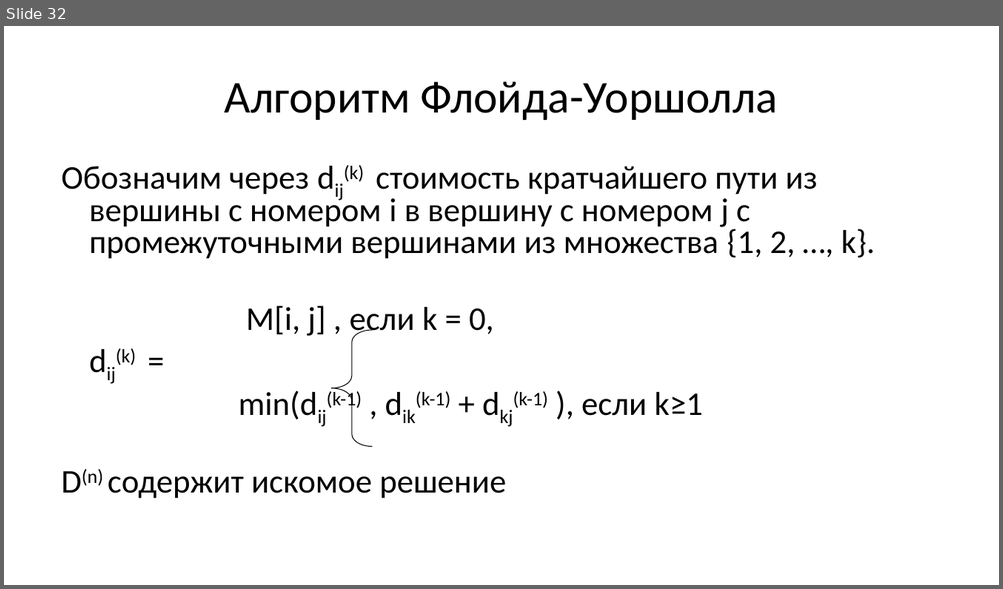
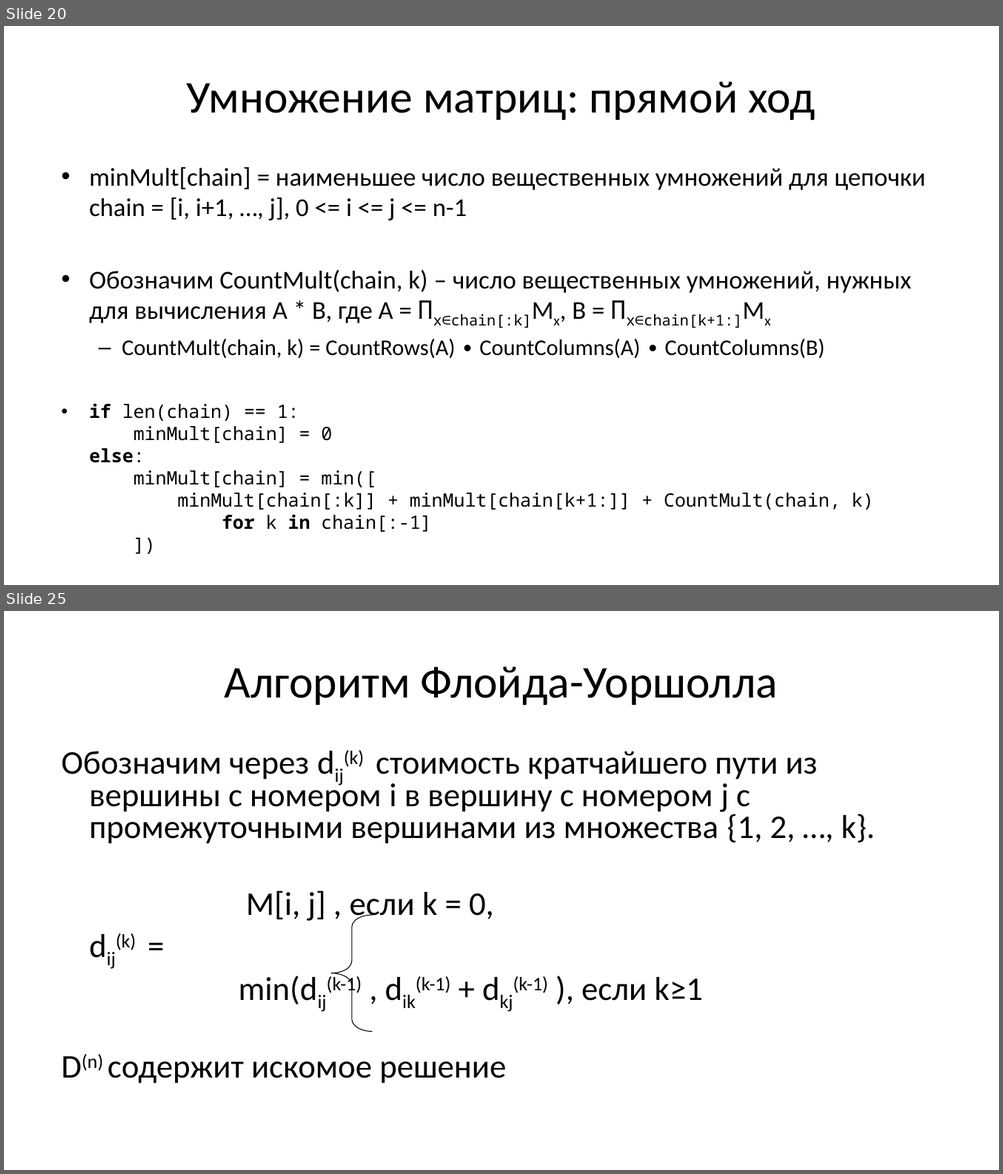
Before and after one commit to Evgueni-Petrov-aka-espetrov/Algorithms-and-Programming-in-C-pptx, a slide deck: 21 Динамическое программирование.pptx. Shown one above the other, each under a label of ours: slide 32 before the commit, slides 20 and 25 after it; the slides between them are not shown. The pictures are 1003x589 and 1003x1174 pixels, drawn with LibreOffice and Linux fonts; fonts in the diff are those of the drawing. Boxes give left, top, right and bottom in pixels: in the first picture for what was removed or moved away, otherwise in the second. Text is boxed around its words. In the diff, an @@ line names an element or a change of style, - is before the commit and + after.

Commit message:
улучшил картинки и псевдо код для задачи о рюкзаке, упаковке и матрицах

```diff
--- a/21 Динамическое программирование.pptx
+++ b/21 Динамическое программирование.pptx
@@ slide 20 added at <box>4,26,999,585</box>, background #FFFFFF @@
@@ title added at <box>187,82,815,120</box>, 44 pt, text #000000 @@
+Умножение матриц: прямой ход
@@ text added at <box>89,167,925,532</box>, 24.8 pt, text #000000 @@
+• minMult[chain] = наименьшее число вещественных умножений для цепочки chain = [i, i+1, …, j], 0 <= i <= j <= n-1
+• Обозначим CountMult(chain, k) – число вещественных умножений, нужных для вычисления A * B, где A = Πx∈chain[:k]Mx, B = Πx∈chain[k+1:]Mx
+  – CountMult(chain, k) = CountRows(A) ∙ CountColumns(A) ∙ CountColumns(B)
+• if len(chain) == 1:
+  minMult[chain] = 0
+  else:
+  minMult[chain] = min([
+  minMult[chain[:k]] + minMult[chain[k+1:]] + CountMult(chain, k)
+  for k in chain[:-1]
+  ])
@@ what was slide 32 is now slide 25 @@
```
Also in this commit, not shown: 17 slides changed, 11 other slides added, 14 slides removed.
